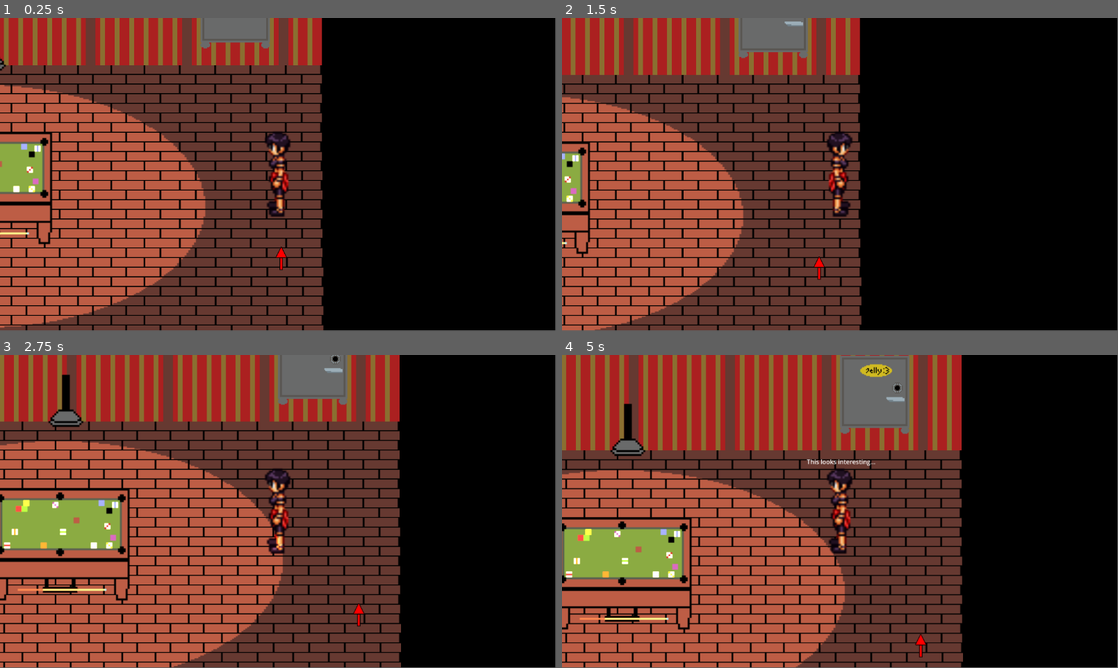
Above: before the commit, frames 1-4 (two rows, left to right).
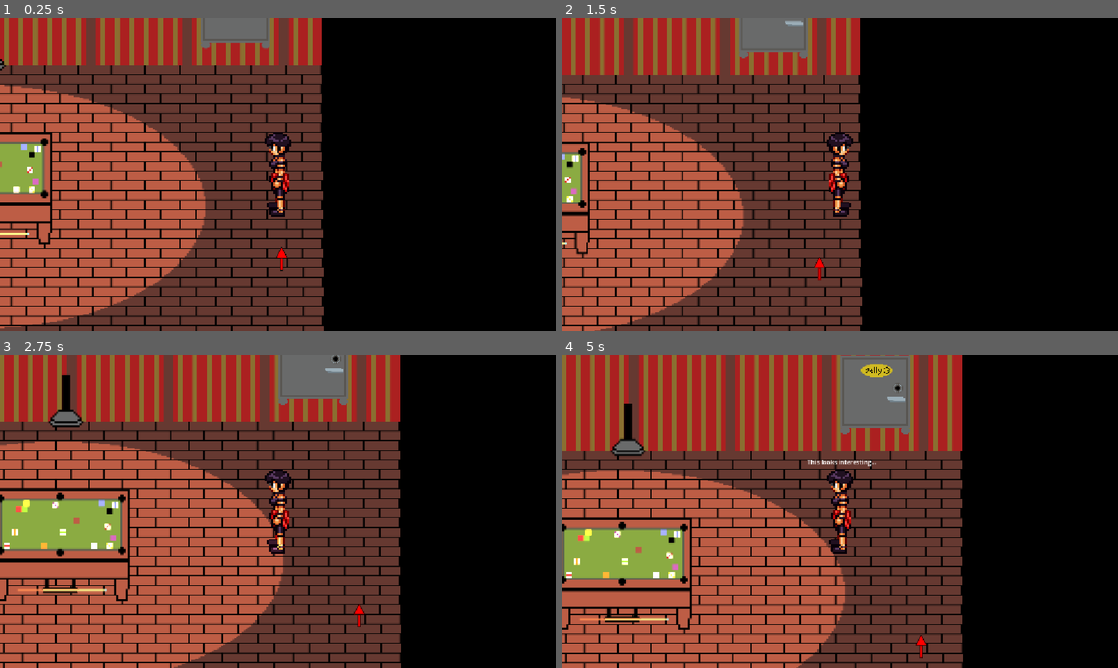
Above: after the commit, the same moments.

Repository: CISC204-S26/hw4-claralg-khardy
Game: Godot game, scene res://Scenes/parlor.tscn
Two runs of this game, one before a commit and one after it. Both use one fixed random seed, a clock stepped at 60 frames per second and the inputs below. This scene is started directly instead of the project's main scene.
Inputs:
- Up to frame 1 (0.25 s): no input
- Up to frame 2 (1.5 s): tap Enter at 0.5 s; hold D (walk_right) from 0.53 s (still down); tap E (interact) at 0.6, 1.35 s; tap W (walk_up) at 0.77 s
- Up to frame 3 (2.75 s): tap W (walk_up) at 1.52 s; release D (walk_right) at 2.03 s; hold A (walk_left) from 2.03 s (still down); tap E (interact) at 2.1 s
- Up to frame 4 (5 s): release A (walk_left) at 2.78 s; hold D (walk_right) 2.78-4.28 s; tap E (interact) at 2.85, 3.6, 4.35 s; tap W (walk_up) at 3.02, 3.77, 4.52 s; hold A (walk_left) from 4.28 s (still down)
The window is 799x449 before the commit and 800x450 after it. Grey fills any space a smaller window leaves; there, only what the larger window draws over its background counts as a difference.

The runs differ from the first frame. In frame 1, 8.5% of the frame differs, in the area x 0-59%, y 0-100%; in frame 2, 7.8%; in frame 3, 10%; in frame 4, 11%, in the area x 0-73%, y 0-100%.

Commit message:
fixed scene change bugs, established signals and function for scene changes
also moved dialogue and player camera so that coding was easier

Diff:
--- a/emoh-enog/Scenes/Greenhouse.tscn
+++ b/emoh-enog/Scenes/Greenhouse.tscn
@@ -259,43 +259,5 @@
 position = Vector2(532, 474)
 scale = Vector2(2, 2)
 
-[node name="Camera2D" type="Camera2D" parent="Player" unique_id=365884575]
-
-[node name="TextBox" type="CanvasLayer" parent="Player/Camera2D" unique_id=53459356]
-layer = 3
-
-[node name="TextBoxColor" type="ColorRect" parent="Player/Camera2D/TextBox" unique_id=1672863254]
-anchors_preset = 8
-anchor_left = 0.5
-anchor_top = 0.5
-anchor_right = 0.5
-anchor_bottom = 0.5
-offset_left = -50.99994
-offset_top = -205.99995
-offset_right = -10.999939
-offset_bottom = -165.99995
-grow_horizontal = 2
-grow_vertical = 2
-scale = Vector2(4.214723, 2.0121946)
-color = Color(0.32941177, 0.32941177, 0.32941177, 0.8666667)
-
-[node name="Dialogue" type="RichTextLabel" parent="Player/Camera2D/TextBox/TextBoxColor" unique_id=370982211]
-layout_mode = 1
-anchors_preset = 8
-anchor_left = 0.5
-anchor_top = 0.5
-anchor_right = 0.5
-anchor_bottom = 0.5
-offset_left = -18.813675
-offset_top = -17.515152
-offset_right = 138.18633
-offset_bottom = 52.484848
-grow_horizontal = 2
-grow_vertical = 2
-theme_override_font_sizes/normal_font_size = 10
-bbcode_enabled = true
-horizontal_alignment = 1
-vertical_alignment = 1
-
 [node name="GreenhouseToFoyerArrow" parent="." unique_id=63671882 instance=ExtResource("5_4tkm1")]
 position = Vector2(599, 609)
--- a/emoh-enog/Scenes/foyer.tscn
+++ b/emoh-enog/Scenes/foyer.tscn
@@ -209,58 +209,3 @@
 z_index = 2
 position = Vector2(806, 683)
 scale = Vector2(2, 2)
-
-[node name="Camera2D" type="Camera2D" parent="Player" unique_id=1220264162]
-
-[node name="TextBox" type="CanvasLayer" parent="Player/Camera2D" unique_id=289057729]
-layer = 3
-
-[node name="TextBoxColor" type="ColorRect" parent="Player/Camera2D/TextBox" unique_id=1319104640]
-visible = false
-anchors_preset = 8
-anchor_left = 0.5
-anchor_top = 0.5
-anchor_right = 0.5
-anchor_bottom = 0.5
-offset_left = -50.99994
-offset_top = -205.99995
-offset_right = -10.999939
-offset_bottom = -165.99995
-grow_horizontal = 2
-grow_vertical = 2
-scale = Vector2(4.214723, 2.0121946)
-color = Color(0.32941177, 0.32941177, 0.32941177, 0.8666667)
-
-[node name="Dialogue" type="RichTextLabel" parent="Player/Camera2D/TextBox/TextBoxColor" unique_id=8943203]
-top_level = true
-layout_mode = 1
-anchors_preset = 8
-anchor_left = 0.5
-anchor_top = 0.5
-anchor_right = 0.5
-anchor_bottom = 0.5
-offset_left = -50.0
-offset_top = -206.0
-offset_right = 117.0
-offset_bottom = -125.0
-grow_horizontal = 2
-grow_vertical = 2
-theme_override_font_sizes/normal_font_size = 10
-bbcode_enabled = true
-text = "There's a beginner's guide to pool here..."
-horizontal_alignment = 1
-vertical_alignment = 1
-
-[node name="InterestLabel" type="Label" parent="Player/Camera2D" unique_id=758094083]
-visible = false
-show_behind_parent = true
-anchors_preset = 5
-anchor_left = 0.5
-anchor_right = 0.5
-offset_left = -34.000004
-offset_top = -56.499996
-offset_right = 144.0
-offset_bottom = -33.499996
-grow_horizontal = 2
-scale = Vector2(0.4, 0.4)
-text = "This looks interesting..."
--- a/emoh-enog/Scenes/living_space.tscn
+++ b/emoh-enog/Scenes/living_space.tscn
@@ -220,78 +220,11 @@
 scale = Vector2(0.69531274, 0.69531274)
 texture = ExtResource("13_12vfs")
 
-[node name="Player" parent="." unique_id=1095870449 instance=ExtResource("14_pyms1")]
+[node name="Player" parent="." unique_id=1095870449 groups=["player"] instance=ExtResource("14_pyms1")]
 z_index = 2
 position = Vector2(341, 295)
 scale = Vector2(2, 2)
 collision_mask = 3
-
-[node name="Camera2D" type="Camera2D" parent="Player" unique_id=1424285856]
-
-[node name="TextBox" type="CanvasLayer" parent="Player/Camera2D" unique_id=2113427755]
-layer = 3
-
-[node name="TextBoxColor" type="ColorRect" parent="Player/Camera2D/TextBox" unique_id=1283756374]
-visible = false
-anchors_preset = 8
-anchor_left = 0.5
-anchor_top = 0.5
-anchor_right = 0.5
-anchor_bottom = 0.5
-offset_left = -50.99994
-offset_top = -205.99995
-offset_right = -10.999939
-offset_bottom = -165.99995
-grow_horizontal = 2
-grow_vertical = 2
-scale = Vector2(4.214723, 2.0121946)
-color = Color(0.32941177, 0.32941177, 0.32941177, 0.8666667)
-
-[node name="Dialogue" type="RichTextLabel" parent="Player/Camera2D/TextBox/TextBoxColor" unique_id=698847425]
-top_level = true
-layout_mode = 1
-anchors_preset = 8
-anchor_left = 0.5
-anchor_top = 0.5
-anchor_right = 0.5
-anchor_bottom = 0.5
-offset_left = -50.0
-offset_top = -206.0
-offset_right = 117.0
-offset_bottom = -125.0
-grow_horizontal = 2
-grow_vertical = 2
-theme_override_font_sizes/normal_font_size = 10
-bbcode_enabled = true
-text = "There's a beginner's guide to pool here..."
-horizontal_alignment = 1
-vertical_alignment = 1
-
-[node name="InterestLabel" type="Label" parent="Player/Camera2D" unique_id=1472060867]
-visible = false
-show_behind_parent = true
-anchors_preset = 5
-anchor_left = 0.5
-anchor_right = 0.5
-offset_left = -34.000004
-offset_top = -56.499996
-offset_right = 144.0
-offset_bottom = -33.499996
-grow_horizontal = 2
-scale = Vector2(0.4, 0.4)
-text = "This looks interesting..."
-
-[node name="GoBackLabel" type="Label" parent="Player/Camera2D" unique_id=1273227417]
-visible = false
-offset_right = 40.0
-offset_bottom = 23.0
-text = "Go back? "
-
-[node name="GoNextLabel" type="Label" parent="Player/Camera2D" unique_id=1281346302]
-visible = false
-offset_right = 40.0
-offset_bottom = 23.0
-text = "Go to the next room? "
 
 [node name="LivingSpaceToFoyer" type="Area2D" parent="." unique_id=565561718]
 collision_layer = 2
--- a/emoh-enog/Scenes/parlor.tscn
+++ b/emoh-enog/Scenes/parlor.tscn
@@ -41,61 +41,6 @@
 position = Vector2(1316, 268)
 scale = Vector2(2, 2)
 
-[node name="Camera2D" type="Camera2D" parent="Player" unique_id=1529201488]
-
-[node name="TextBox" type="CanvasLayer" parent="Player/Camera2D" unique_id=765904596]
-layer = 3
-
-[node name="TextBoxColor" type="ColorRect" parent="Player/Camera2D/TextBox" unique_id=1239277904]
-visible = false
-anchors_preset = 8
-anchor_left = 0.5
-anchor_top = 0.5
-anchor_right = 0.5
-anchor_bottom = 0.5
-offset_left = -50.99994
-offset_top = -205.99995
-offset_right = -10.999939
-offset_bottom = -165.99995
-grow_horizontal = 2
-grow_vertical = 2
-scale = Vector2(4.214723, 2.0121946)
-color = Color(0.32941177, 0.32941177, 0.32941177, 0.8666667)
-
-[node name="Dialogue" type="RichTextLabel" parent="Player/Camera2D/TextBox/TextBoxColor" unique_id=1533080604]
-top_level = true
-layout_mode = 1
-anchors_preset = 8
-anchor_left = 0.5
-anchor_top = 0.5
-anchor_right = 0.5
-anchor_bottom = 0.5
-offset_left = -50.0
-offset_top = -206.0
-offset_right = 117.0
-offset_bottom = -125.0
-grow_horizontal = 2
-grow_vertical = 2
-theme_override_font_sizes/normal_font_size = 10
-bbcode_enabled = true
-text = "There's a beginner's guide to pool here..."
-horizontal_alignment = 1
-vertical_alignment = 1
-
-[node name="InterestLabel" type="Label" parent="Player/Camera2D" unique_id=1033645465]
-visible = false
-show_behind_parent = true
-anchors_preset = 5
-anchor_left = 0.5
-anchor_right = 0.5
-offset_left = -34.000004
-offset_top = -56.499996
-offset_right = 144.0
-offset_bottom = -33.499996
-grow_horizontal = 2
-scale = Vector2(0.4, 0.4)
-text = "This looks interesting..."
-
 [node name="Floor" type="Node" parent="." unique_id=1696479775]
 
 [node name="PlanksTexture" type="Sprite2D" parent="Floor" unique_id=196667841]
@@ -370,6 +315,8 @@
 [node name="ParlorToFoyerArrow" parent="." unique_id=63671882 instance=ExtResource("15_bpacx")]
 position = Vector2(1324, 447)
 
+[connection signal="show_dialogue" from="Interactables/PoolBookArea" to="Player" method="_on_show_dialogue"]
+
 [editable path="Walls/InvisibleWalls"]
 [editable path="Walls/InvisibleWalls2"]
 [editable path="Walls/InvisibleWalls3"]
--- a/emoh-enog/Scenes/player.tscn
+++ b/emoh-enog/Scenes/player.tscn
@@ -141,6 +141,7 @@
 
 [node name="AnimatedSprite2D" type="AnimatedSprite2D" parent="." unique_id=146082573]
 z_index = 2
+texture_filter = 1
 scale = Vector2(2, 2)
 sprite_frames = SubResource("SpriteFrames_x3wgy")
 animation = &"IdleSide"
@@ -157,5 +158,73 @@
 position = Vector2(1, 37)
 shape = SubResource("RectangleShape2D_cvnsp")
 
+[node name="Camera2D" type="Camera2D" parent="." unique_id=1129770313]
+
+[node name="TextBox" type="CanvasLayer" parent="Camera2D" unique_id=1754333278]
+layer = 3
+
+[node name="TextBoxColor" type="ColorRect" parent="Camera2D/TextBox" unique_id=6139697]
+visible = false
+anchors_preset = 8
+anchor_left = 0.5
+anchor_top = 0.5
+anchor_right = 0.5
+anchor_bottom = 0.5
+offset_left = -50.99994
+offset_top = -205.99995
+offset_right = -10.999939
+offset_bottom = -165.99995
+grow_horizontal = 2
+grow_vertical = 2
+scale = Vector2(4.214723, 2.0121946)
+color = Color(0.32941177, 0.32941177, 0.32941177, 0.8666667)
+
+[node name="Dialogue" type="RichTextLabel" parent="Camera2D/TextBox/TextBoxColor" unique_id=1219806703]
+top_level = true
+layout_mode = 1
+anchors_preset = 8
+anchor_left = 0.5
+anchor_top = 0.5
+anchor_right = 0.5
+anchor_bottom = 0.5
+offset_left = -50.0
+offset_top = -206.0
+offset_right = 117.0
+offset_bottom = -125.0
+grow_horizontal = 2
+grow_vertical = 2
+theme_override_font_sizes/normal_font_size = 10
+bbcode_enabled = true
+text = "dialogue text"
+horizontal_alignment = 1
+vertical_alignment = 1
+
+[node name="InterestLabel" type="Label" parent="Camera2D" unique_id=1106207748]
+visible = false
+show_behind_parent = true
+z_index = 8
+anchors_preset = 5
+anchor_left = 0.5
+anchor_right = 0.5
+offset_left = -34.000004
+offset_top = -56.499996
+offset_right = 144.0
+offset_bottom = -33.499996
+grow_horizontal = 2
+scale = Vector2(0.4, 0.4)
+text = "This looks interesting..."
+
+[node name="GoBackLabel" type="Label" parent="Camera2D" unique_id=1844673817]
+visible = false
+offset_right = 40.0
+offset_bottom = 23.0
+text = "Go back? "
+
+[node name="GoNextLabel" type="Label" parent="Camera2D" unique_id=1371776861]
+visible = false
+offset_right = 40.0
+offset_bottom = 23.0
+text = "Go to the next room? "
+
 [connection signal="area_entered" from="InteractionDetector" to="." method="_on_interaction_detector_area_entered"]
 [connection signal="area_exited" from="InteractionDetector" to="." method="_on_interaction_detector_area_exited"]
--- a/emoh-enog/Scripts/Inspectable.gd
+++ b/emoh-enog/Scripts/Inspectable.gd
@@ -2,6 +2,7 @@
 
 @export var description = ""
 @export var has_image = false
+signal show_dialogue(text:String)
 
 ## Collision Layer 2 is Interactables :3 -Clara
 @export var interaction_name = "test interaction"
@@ -23,13 +24,13 @@
 
 	##Handles labels and text disappearing
 	if Input.is_action_just_pressed("interact"):
-		$"../../Player/Camera2D/TextBox/TextBoxColor/Dialogue".show()
-		$"../../Player/Camera2D/InterestLabel".hide()
+		pass #$"../../Player/Camera2D/TextBox/TextBoxColor/Dialogue".show()
+		#$"../../Player/Camera2D/InterestLabel".hide()
 
 	##Handles interactions with objects
 	if interaction_name == "PoolBookArea":
 		print("a pool book!")
-		$"../../Player/Camera2D/TextBox/TextBoxColor/Dialogue".text = "There's a beginner's guide to pool here..."
+		show_dialogue.emit (description)
 
 	if interaction_name == "EvilPlant":
 		$Player/Camera2D/TextBox/TextBoxColor/Dialogue.text = "It tried to bite me..."
@@ -42,8 +43,6 @@
 		if Input.is_action_just_pressed("interact"):
 			print("going to the foyer!")
 			get_tree().change_scene_to_file("res://Scenes/foyer.tscn")
-			##$"../Player".position == Vector2(806, 683)
-			##$AnimatedSprite2D.play("IdleUp")
 
 	if interaction_name == "ToParlor":
 		if Input.is_action_just_pressed("interact"):
@@ -66,7 +65,3 @@
 
 	##Place key under rug in living space, add arrow to lampshade when turned on to point to key.
 	##Make large picture by the bed an indicator to turn on the lamp. Bookshelf is a red herring.
-
-	##Handles text disappearing after interactions
-	await get_tree().create_timer(4).timeout
-	$"../../Player/Camera2D/TextBox".visible = false
--- a/emoh-enog/Scripts/player.gd
+++ b/emoh-enog/Scripts/player.gd
@@ -71,7 +71,8 @@
 	#area.set_active(true)
 	nearby_interactables.append(area)
 	##make into an if else statement for the other labels, trying to figure out how
-	$Camera2D/InterestLabel.show()
+	if area is Inspectable:
+		$Camera2D/InterestLabel.show()
 
 ## Area exited signal connection
 func _on_interaction_detector_area_exited(area: Area2D):
@@ -79,3 +80,11 @@
 	#area.set_active(false)
 	nearby_interactables.erase(area)
 	$Camera2D/InterestLabel.hide()
+
+##Handles text appearing and disappearing
+func _on_show_dialogue(description):
+	$Camera2D/TextBox/TextBoxColor.show()
+	$Camera2D/TextBox/TextBoxColor/Dialogue.text = description
+	$Camera2D/InterestLabel.hide()
+	await get_tree().create_timer(4).timeout
+	$Camera2D/TextBox/TextBoxColor.hide()
--- a/emoh-enog/project.godot
+++ b/emoh-enog/project.godot
@@ -18,6 +18,16 @@
 [autoload]
 
 global="*uid://cw6rp6nj3mpxe"
+
+[display]
+
+window/size/mode=2
+window/stretch/mode="canvas_items"
+window/stretch/aspect="expand"
+
+[global_group]
+
+player=""
 
 [input]
 
